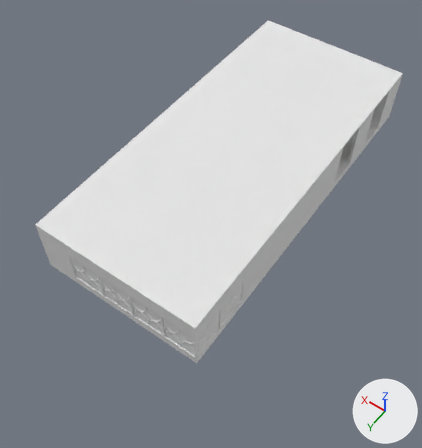
An edit to the Blender file Bedroom.blend, drawn before and after from the same camera.
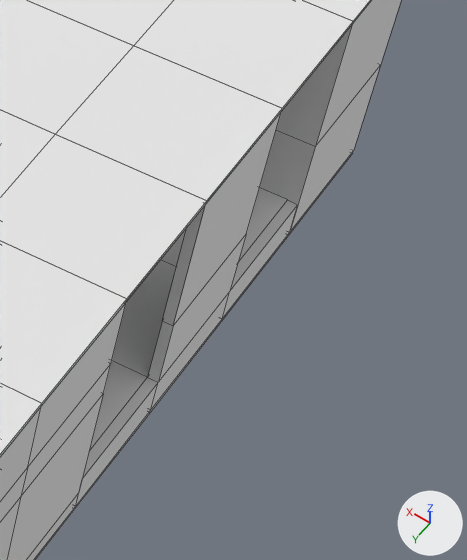
The first picture shows the older version from a 50 mm lens placed at (-7.7, 9.6, 26.8), pointed at (4.4, -7.3, 0.2). The close-ups show both versions on the part from 75% to 98% of the width and 19% to 44% of the height of that picture; other places that the commit changed are outside them. The axes (+X, +Y, +Z) are drawn at lower right. The lights are the same throughout. The close-ups show mesh edges as thin lines.

Before the edit, the objects in view are built like this:
```python
me_bedroomstairswindow_2x4x0_5 = bpy.data.meshes.new('BedroomStairsWindow_2x4x0.5')
me_bedroomstairswindow_2x4x0_5.from_pydata(...)  # 36 vertices, 35 faces; spans x 0.0..6.0, y 0.0..0.5, z 0.0..1.85
me_bedroomstairswindow_2x4x0_5.materials.append(mat_floorwood_003)  # white #e7e7e7
me_bedroomwallwhitewood_2x2x2 = bpy.data.meshes.new('BedroomWallWhiteWood_2x2x2')
me_bedroomwallwhitewood_2x2x2.from_pydata(...)  # 12 vertices, 6 faces, 2 loose edges; spans x 0.0..2.0, y 0.0..2.0, z 0.0..2.0
me_bedroomwallwhitewood_2x2x2.materials.append(mat_wallwhitewood2)  # white #e7e7e7
me_floortilewood_2x2x0_05 = bpy.data.meshes.new('FloorTileWood_2x2x0.05')
me_floortilewood_2x2x0_05.from_pydata(...)  # a box spanning x 0.0..2.0, y 0.0..0.05, z 0.0..2.0
me_floortilewood_2x2x0_05.materials.append(mat_floorwood)  # white #e7e7e7
ob_bedroomfloor = bpy.data.objects.new('BedroomFloor', me_floortilewood_2x2x0_05)
ob_bedroomfloor.location = (0.0, 0.0, -0.05)
ob_bedroomfloor.rotation_euler = (1.571, 0.0, 0.0)  # degrees (90, 0, 0)
_m = ob_bedroomfloor.modifiers.new('Array', 'ARRAY')
_m.count = 5
_m.constant_offset_displace = (0.0, 0.0, 0.0)
_m = ob_bedroomfloor.modifiers.new('Array.001', 'ARRAY')
_m.count = 11
_m.constant_offset_displace = (0.0, 0.0, 0.0)
_m.relative_offset_displace = (0.0, 0.0, 1.0)
ob_bedroomwallb0right_005 = bpy.data.objects.new('BedroomWallB0Right.005', me_bedroomstairswindow_2x4x0_5)
ob_bedroomwallb0right_005.location = (0.15, -20.0, 0.0)
ob_bedroomwallb0right_005.rotation_euler = (1.571, 0.0, 1.571)  # degrees (90, 0, 90)
ob_bedroomwallb1left = bpy.data.objects.new('BedroomWallB1Left', me_bedroomwallwhitewood_2x2x2)
ob_bedroomwallb1left.location = (2.0, -22.0, 1.5)
ob_bedroomwallb1left.rotation_euler = (-1.571, -3.142, 0.0)  # degrees (-90, -180, 0)
# also in view: 'BedroomWallB0LeftWindow' at (0.1, -17.0, 1.7); 'BedroomWallB0LeftFirePlace' at (1.0, -9.0, 1.7); 'BedroomCeiling' at (5.0, -11.0, 3.5); 'BedroomWallB0Left' at (1.0, -21.0, 0.8)
```
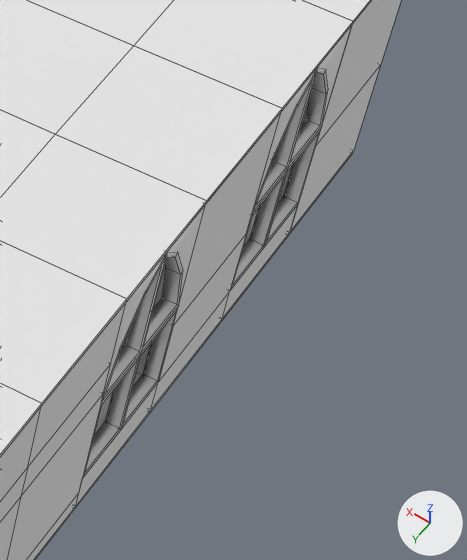
Edits to the bpy script that builds the scene:
```text
Add mat_windowgolden:
    mat_windowgolden = diffuse_material('WindowGolden')
    mat_windowgolden.base_color = (0.8, 0.8, 0.8)  # white #e7e7e7
Add me_window_0_2x2x3:
    me_window_0_2x2x3.from_pydata(...)  # 62 vertices, 66 faces; spans x 0.0..2.0, y 0.0..3.0, z 0.0..0.2
    me_window_0_2x2x3.polygons.foreach_set('use_smooth', [True] * 66)
    me_window_0_2x2x3.materials.append(mat_windowgolden)  # white #e7e7e7
Add ob_bedroomwallwindow:
    ob_bedroomwallwindow = bpy.data.objects.new('BedroomWallWindow', me_window_0_2x2x3)
    ob_bedroomwallwindow.location = (0.0, -20.0, 0.5)
    ob_bedroomwallwindow.rotation_euler = (1.571, 0.0, 1.571)  # degrees (90, 0, 90)
Add ob_bedroomwallwindow_001:
    ob_bedroomwallwindow_001 = bpy.data.objects.new('BedroomWallWindow.001', me_window_0_2x2x3)
    ob_bedroomwallwindow_001.location = (0.0, -16.0, 0.5)
    ob_bedroomwallwindow_001.rotation_euler = (1.571, 0.0, 1.571)  # degrees (90, 0, 90)
```

Boxes (x1, y1, x2, y2) around the edits, measured in the close-ups (467 x 560 px):
'BedroomWallWindow.001', added: after (82, 204, 206, 479)
'BedroomWallWindow', added: after (230, 25, 352, 290)
'BedroomWallB0Right.005', unchanged, covered by the edit: before (89, 188, 287, 451); after (95, 197, 282, 434)
